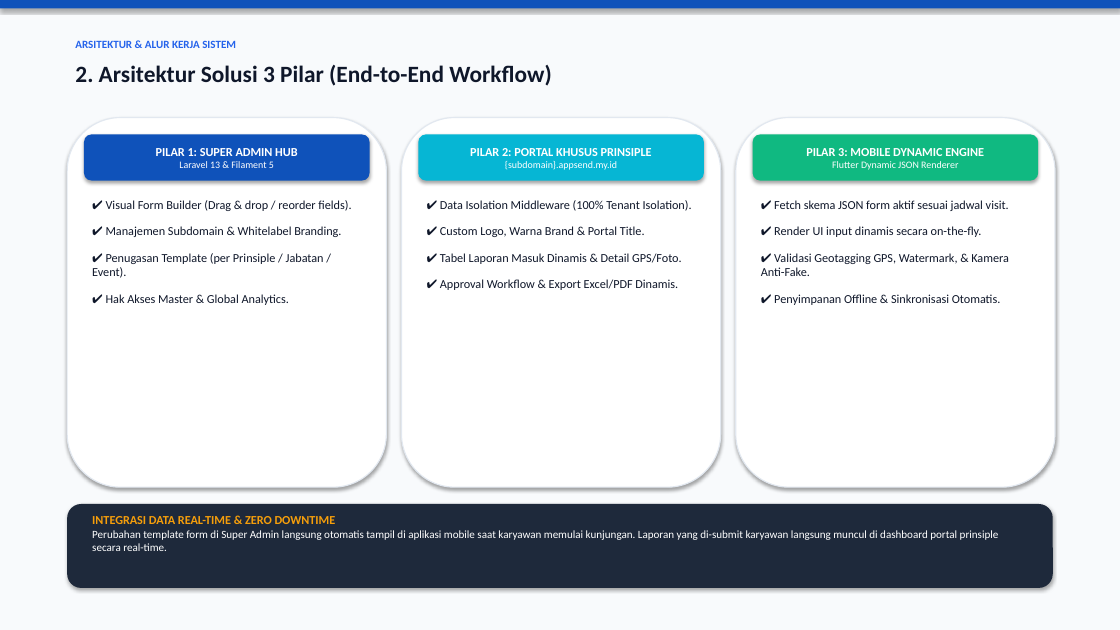
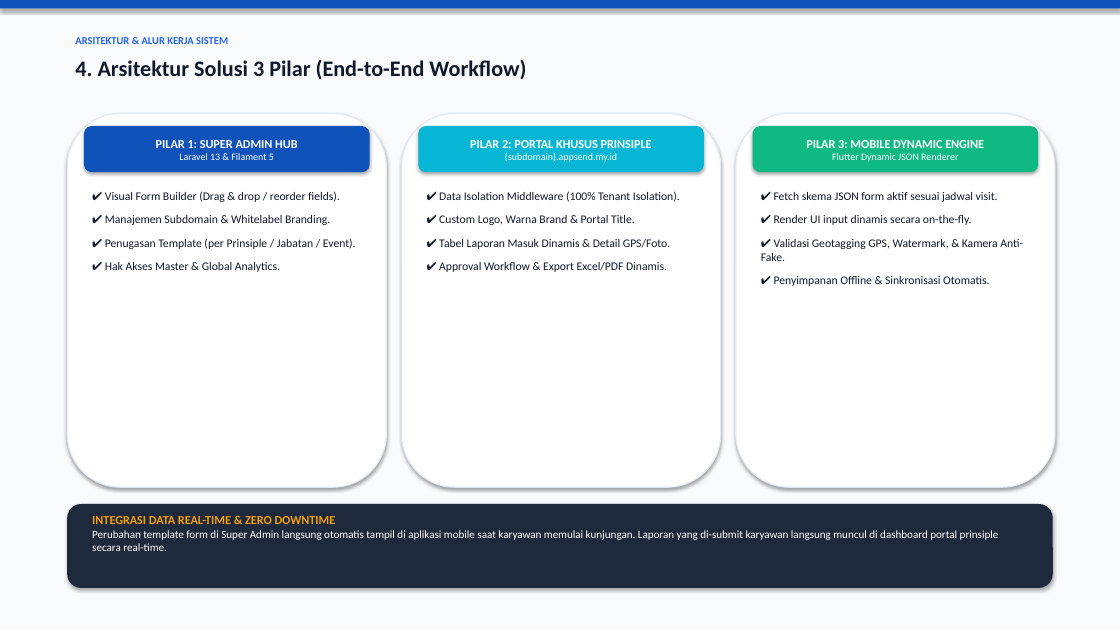
Before and after one commit to digitalgalery-dgsoft/attendaceesa, a slide deck: slide 5 of Plan_Reporting_Custom_Prinsiple_ESA.pptx (slide 3 before the commit). Drawn at 1120x630 pixels with LibreOffice and Linux fonts; fonts in the diff are those of the drawing. Boxes give left, top, right and bottom in pixels: in the first picture for what was removed or moved away, otherwise in the second. Text is boxed around its words. In the diff, an @@ line names an element or a change of style, - is before the commit and + after.

Commit message:
docs: Tambahkan studi kasus 3 prinsiple (Dulux, Fonterra, Mamasuka) ke presentasi PPTX

```diff
--- a/Plan_Reporting_Custom_Prinsiple_ESA.pptx
+++ b/Plan_Reporting_Custom_Prinsiple_ESA.pptx
@@ text "ARSITEKTUR & ALUR KERJA SISTEM" at (x1=75, y1=37, x2=228, y2=44): size 9.5 to 9 pt @@
@@ text at (x1=75, y1=60, x2=526, y2=79): text changed; size 20 to 19 pt @@
-2. Arsitektur Solusi 3 Pilar (End-to-End Workflow)
+4. Arsitektur Solusi 3 Pilar (End-to-End Workflow)
@@ rounded rectangle resized from (x1=67, y1=118, x2=386, y2=487) to (x1=67, y1=113, x2=386, y2=487) @@
@@ rounded rectangle resized from (x1=402, y1=118, x2=721, y2=487) to (x1=402, y1=113, x2=721, y2=487) @@
@@ rounded rectangle resized from (x1=736, y1=118, x2=1055, y2=487) to (x1=736, y1=113, x2=1055, y2=487) @@
@@ 3 rounded rectangles moved together from (x1=84, y1=134, x2=1038, y2=181) to (x1=84, y1=126, x2=1038, y2=172) @@
@@ text "✔ Visual Form Builder (Drag ..." moved from (x1=92, y1=200, x2=351, y2=305) to (x1=105, y1=191, x2=356, y2=272) @@
@@ text "✔ Data Isolation Middleware (100% ..." moved from (x1=440, y1=200, x2=692, y2=290) to (x1=439, y1=191, x2=680, y2=272) @@
@@ size 10.5 to 10 pt; less space between paragraphs in 3 elements at (x1=105, y1=191, x2=356, y2=272), (x1=439, y1=191, x2=680, y2=272), (x1=761, y1=192, x2=1023, y2=286) @@
@@ text "✔ Fetch skema JSON form ..." moved from (x1=761, y1=200, x2=1009, y2=305) to (x1=761, y1=192, x2=1023, y2=286) @@
```
Also in this commit, not shown: 10 other slides changed, 2 slides added, 2 other files.
